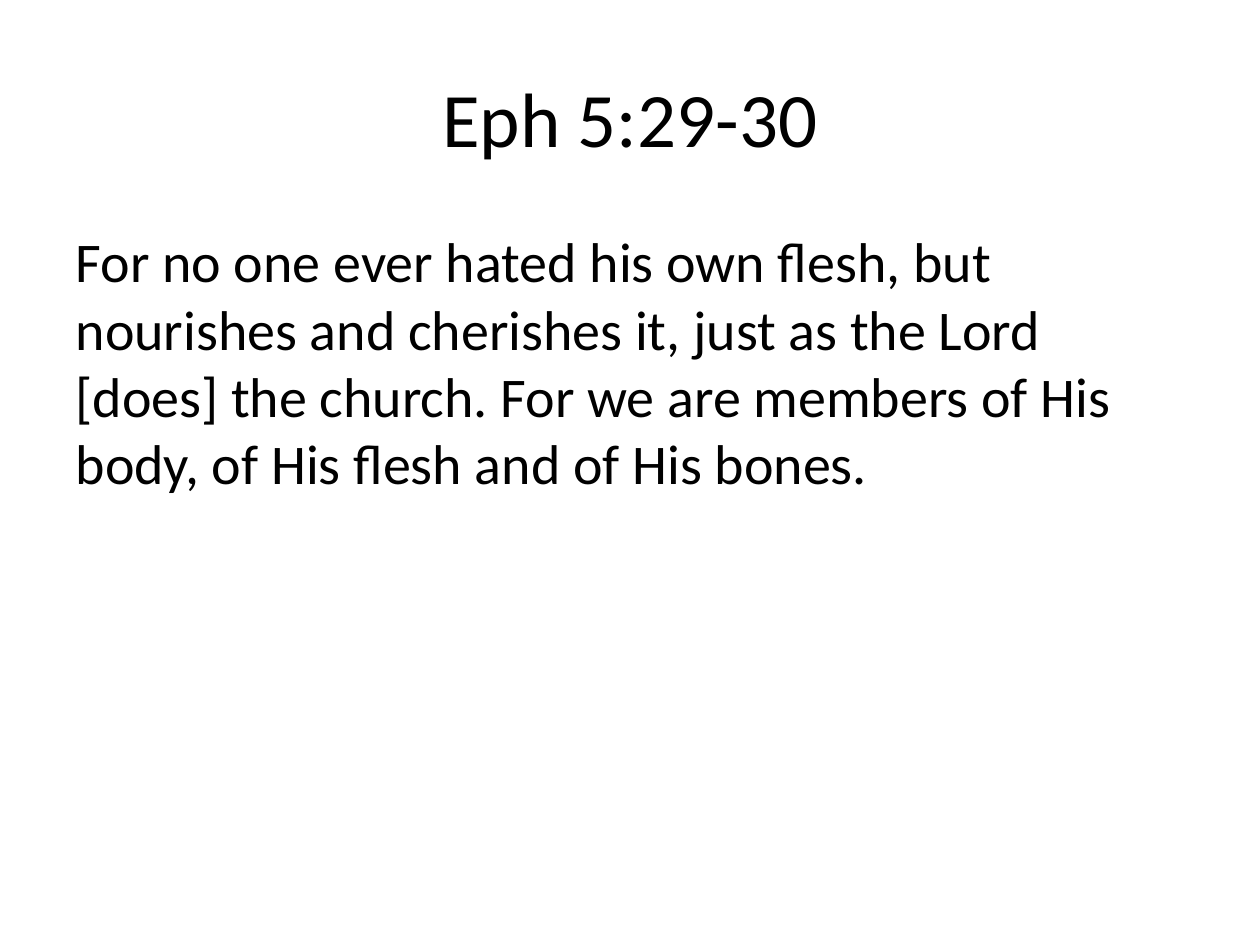
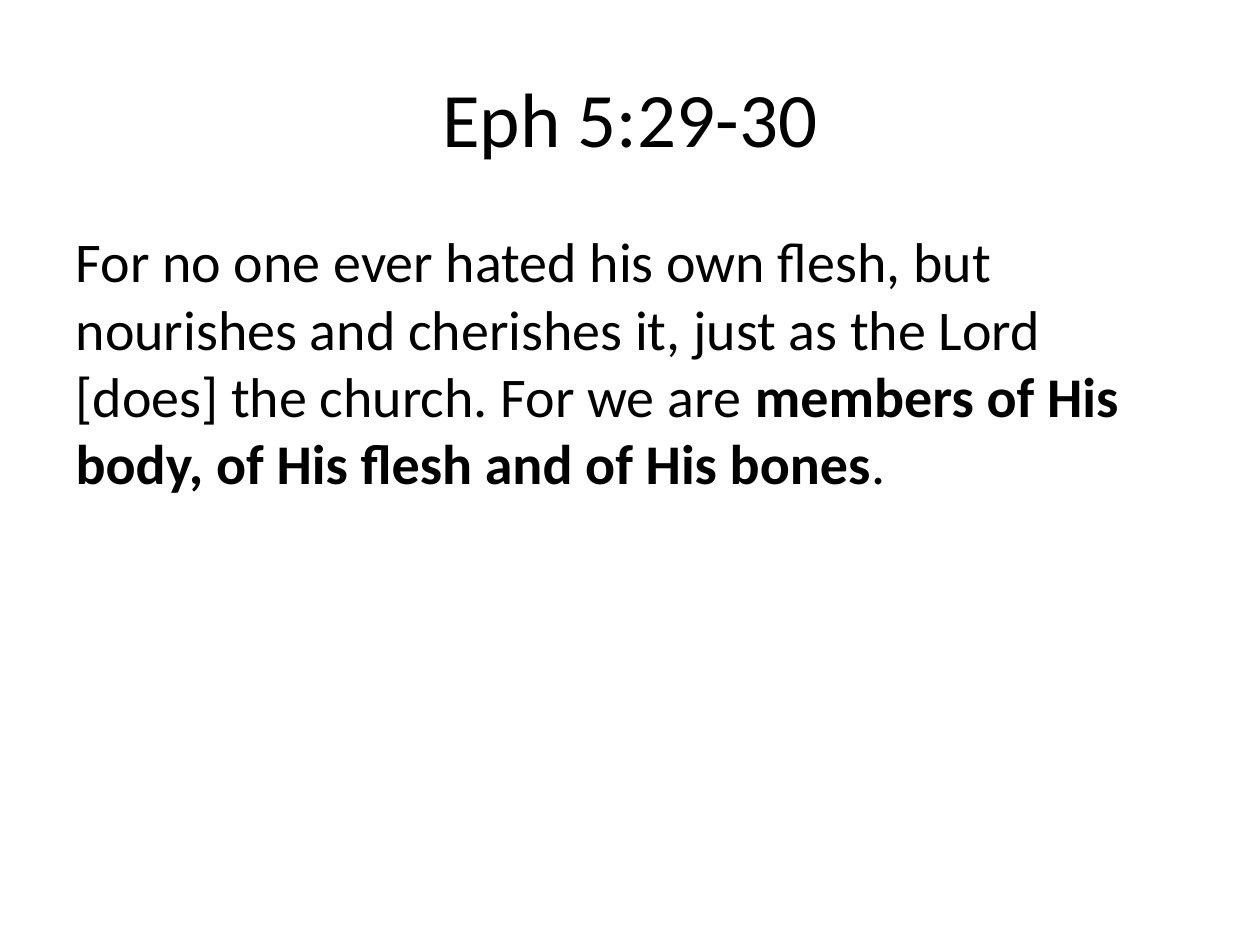
Before and after one commit to sjanhunen/dokimazo, a slide deck: slide 31 of presentations/ThePuzzle.pptx. Drawn at 1260x945 pixels with LibreOffice and Linux fonts; fonts in the diff are those of the drawing. Boxes give left, top, right and bottom in pixels: in the first picture for what was removed or moved away, otherwise in the second. Text is boxed around its words. In the diff, an @@ line names an element or a change of style, - is before the commit and + after.

```diff
--- a/presentations/ThePuzzle.pptx
+++ b/presentations/ThePuzzle.pptx
@@ text "For no one ever hated ..." at (76, 243, 1118, 493): bold on in "members of His body, of His flesh ..." @@
```
Also in this commit, not shown: 3 other slides changed.
